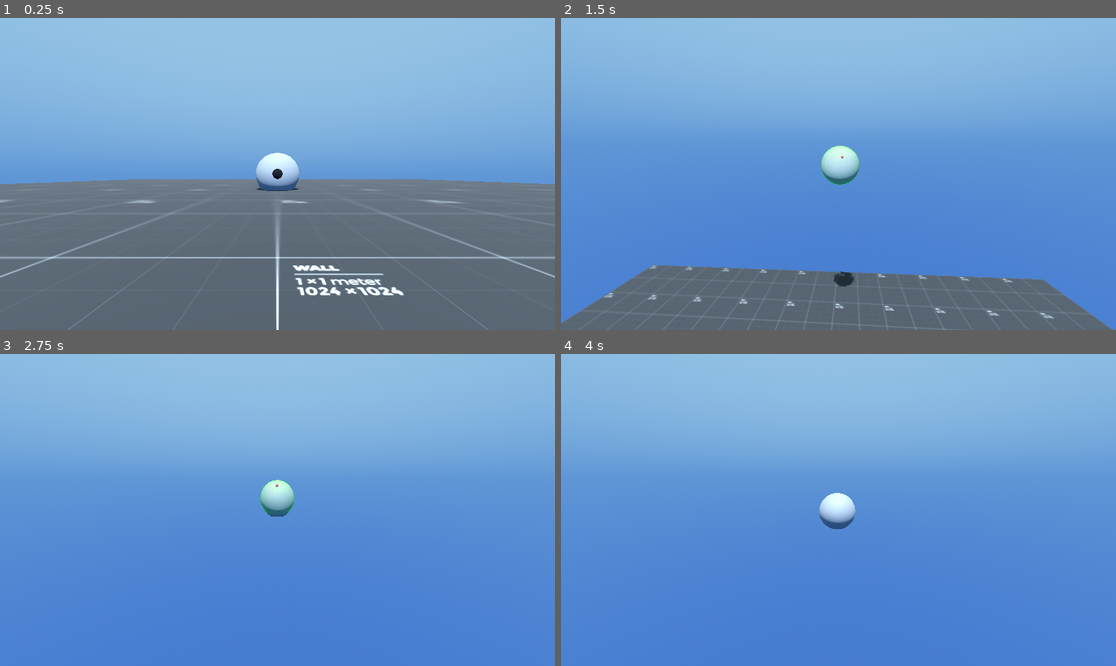
Above: before the commit, frames 1-4 (two rows, left to right).
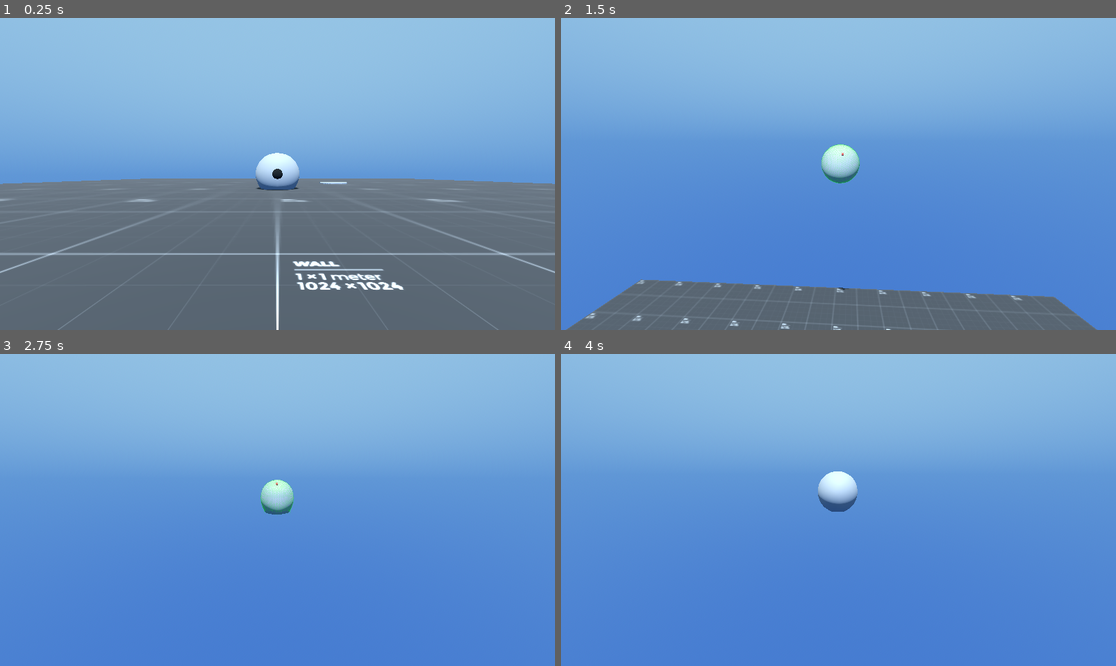
Above: after the commit, the same moments.

Repository: SlyZ1/Physics-Based-Bodies
Game: Godot game, scene res://scene/simple_squishy.tscn
Two runs of this game, one before a commit and one after it. Both use one fixed random seed, a clock stepped at 60 frames per second and the inputs below.
Inputs (mouse positions are in pixels of both pictures, inside the frame that each line leads up to):
- Up to frame 1 (0.25 s): no input
- Up to frame 2 (1.5 s): move the mouse to (866, 174) at 0.52 s; hold W (forward) from 0.53 s (still down); tap G (gizmos) at 0.6 s; tap Space (jump) at 0.77 s; move the mouse to (810, 174) at 1.27 s; tap Shift (shift) at 1.35 s
- Up to frame 3 (2.75 s): keep holding W (forward); tap Space (jump) at 1.52 s; move the mouse to (288, 503) at 2.02 s; hold Z from 2.03 s (still down)
- Up to frame 4 (4 s): keep holding W (forward); move the mouse to (832, 516) at 2.77 s; release Z at 2.78 s; tap Q at 2.85 s; tap Space (jump) at 3.02, 3.77 s; move the mouse to (877, 513) at 3.52 s; tap G (gizmos) at 3.6 s

The runs differ from the first frame. In frame 1, 3.3% of the frame differs, in the area x 0-100%, y 43-100%; in frame 2, 5.3%, in the area x 0-100%, y 40-100%; in frame 3, 0.2%; in frame 4, 1.1%.

Commit message:
Spring and booster

Diff:
--- a/squishy-game/scene/simple_squishy.tscn
+++ b/squishy-game/scene/simple_squishy.tscn
@@ -6,6 +6,8 @@
 [ext_resource type="Script" path="res://scripts/cpu/camera/3rd_person_cam.gd" id="4_8bwax"]
 [ext_resource type="Script" path="res://scripts/cpu/squish_body/jump_squishy.gd" id="4_yyrdy"]
 [ext_resource type="Script" path="res://scripts/cpu/squish_body/eye.gd" id="5_jqas6"]
+[ext_resource type="Script" path="res://scripts/cpu/interactables/booster.gd" id="7_i1acc"]
+[ext_resource type="Script" path="res://scripts/cpu/interactables/spring.gd" id="8_std41"]
 
 [sub_resource type="PlaneMesh" id="PlaneMesh_nkany"]
 
@@ -42,6 +44,8 @@
 
 [sub_resource type="SphereMesh" id="SphereMesh_sq561"]
 
+[sub_resource type="CylinderMesh" id="CylinderMesh_8kl2u"]
+
 [node name="SimpleSquishy" type="Node3D"]
 
 [node name="Ground" type="MeshInstance3D" parent="."]
@@ -70,9 +74,9 @@
 center_damping = 4.0
 aero_factor = 10.0
 cp_back = 0.5
-energy_abs = 0.164
+energy_abs = 0.412
 squish_factor = 1.0
-max_velocity = 15.0
+max_velocity = 30.0
 smooth_factor = 1.0
 
 [node name="Move" type="Node" parent="Squish" node_paths=PackedStringArray("squishy", "cam_container")]
@@ -121,3 +125,23 @@
 sensibility = 0.001
 
 [node name="Camera3D" type="Camera3D" parent="CameraContainer"]
+
+[node name="Booster" type="MeshInstance3D" parent="."]
+transform = Transform3D(1, 0, 0, 0, 0.065, 0, 0, 0, 1, 0, -0.320642, -2.74725)
+mesh = SubResource("CylinderMesh_8kl2u")
+script = ExtResource("7_i1acc")
+boost_intensity = 50.0
+distance_threshold = 1.0
+
+[node name="MeshInstance3D2" type="MeshInstance3D" parent="Booster"]
+transform = Transform3D(0.525, 0, 0, 0, 0.523077, 0, 0, 0, 0.525, 0, 0, 0.615458)
+mesh = SubResource("CylinderMesh_8kl2u")
+skeleton = NodePath("../..")
+
+[node name="Spring" type="MeshInstance3D" parent="."]
+transform = Transform3D(1, 0, 0, 0, 0.065, 0, 0, 0, 1, 2.08804, -0.320642, -2.74725)
+mesh = SubResource("CylinderMesh_8kl2u")
+script = ExtResource("8_std41")
+spring_intensity = 25.0
+spring_cooldown = 0.2
+distance_threshold = 1.0
--- /dev/null
+++ b/squishy-game/scripts/cpu/interactables/booster.gd
@@ -0,0 +1,8 @@
+extends Interactable
+
+@export var boost_intensity: float
+
+func interact(dt: float, squishy: Squishy) -> void:
+	var boost_dir: Vector3 = global_basis.z
+	boost_dir = squishy.global_transform.basis.transposed() * boost_dir
+	squishy.add_glob_vel(boost_dir * boost_intensity * dt)
--- /dev/null
+++ b/squishy-game/scripts/cpu/interactables/interactable.gd
@@ -0,0 +1,14 @@
+extends Node3D
+
+class_name Interactable
+
+@export var distance_threshold: float
+
+func interact(dt: float, squishy: Squishy) -> void:
+	print("interact")
+	pass
+
+func _process(dt: float) -> void:
+	var squishy_pos: Vector3 = Squishy.core.get_real_center()
+	if (squishy_pos - global_position).length() < distance_threshold:
+		interact(dt, Squishy.core)
--- /dev/null
+++ b/squishy-game/scripts/cpu/interactables/spring.gd
@@ -0,0 +1,26 @@
+extends Interactable
+
+@export var spring_intensity: float
+@export var spring_cooldown: float = 0.1
+
+var cooldown_timer: float
+var can_spring: bool = true
+
+func interact(dt: float, squishy: Squishy) -> void:
+	if !can_spring: return
+	can_spring = false
+
+	var spring_dir: Vector3 = global_basis.y
+	spring_dir = squishy.global_transform.basis.transposed() * spring_dir
+	spring_dir = spring_dir.normalized()
+	squishy.add_glob_vel(- spring_dir * spring_dir.dot(squishy.glob_vel))
+	squishy.add_glob_vel(spring_dir * spring_intensity)
+
+func _process(delta: float) -> void:
+	super(delta)
+
+	if !can_spring:
+		cooldown_timer += delta
+	if cooldown_timer > spring_cooldown:
+		can_spring = true
+		cooldown_timer = 0
--- a/squishy-game/scripts/cpu/squish_body/simple_squishy.gd
+++ b/squishy-game/scripts/cpu/squish_body/simple_squishy.gd
@@ -51,6 +51,8 @@
 var squeleton: Array[Node3D] = []
 var neighbours: Array
 
+static var core: Squishy
+
 func add_glob_acc(acc: Vector3) -> void:
 	glob_acc += acc
 
@@ -64,10 +66,10 @@
 	loc_vel[i] += vel
 
 func get_squeleton_center() -> Vector3:
-	return squeleton_center
+	return global_transform * squeleton_center
 
 func get_real_center() -> Vector3:
-	return pos_center
+	return global_transform * pos_center
 
 func get_vertex_in_dir(dir: Vector3) -> int:
 	var best_dot: float = -INF
@@ -95,6 +97,7 @@
 	pos_center *= 0
 
 func _ready() -> void:
+	core = self
 	mesh = MeshUtils.create_icosphere(0.5, 4)
 	anchor_point_arr = MeshUtils.get_vertices(mesh)
 	original_anchor_point_arr = anchor_point_arr.duplicate()
@@ -257,4 +260,4 @@
 
 	_refresh_mesh()
 	_handle_gizmos()
-	_handle_fps()
+	#_handle_fps()
Not shown: 1 places in squishy-game/scene/simple_squishy.tscn that only renumber resources
